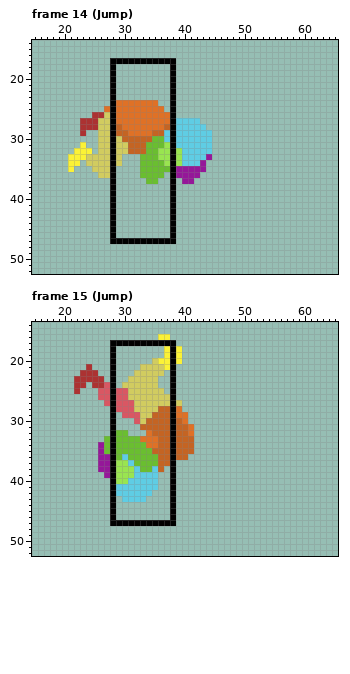
Two versions of one pixel-art file, Assets/Art/Characters/Testingsson/Testingsson.aseprite. That is the earlier state.
66x64 pixels, 47 frames. Shown: frame 14 (Jump): x 15..65, y 14..52; frame 15 (Jump): x 15..65, y 14..52. The commit also changed other frames, which this record leaves out.
After:
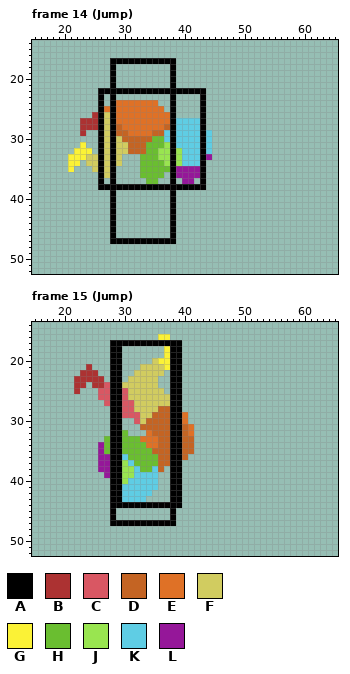
Palette (. is transparent): A #000000  B #ac3232  C #d95763  D #c46423  E #df7126  F #d1cc60  G #fbf236  H #6abe30  J #99e550  K #5fcde4  L #951799
Edits made:
layer "@boxCollider('Colliders/Hurtbox')" now shown
Frame 14 (Jump), layer "@boxCollider('Colliders/Hurtbox')":
y 22: x 26..27 .. -> AA; x 29..37 ......... -> AAAAAAAAA; x 39..43 ..... -> AAAAA
y 23..25: x 26 . -> A; x 43 . -> A
y 26: x 26 B -> A; x 43 . -> A
y 27: x 26 F -> A; x 43 . -> A
y 28..33: x 26 F -> A; x 43 K -> A
y 34..35: x 26 F -> A; x 43 L -> A
y 36: x 26 F -> A; x 43 . -> A
y 37: x 26 . -> A; x 43 . -> A
y 38: x 26..27 .. -> AA; x 29..37 ......... -> AAAAAAAAA; x 39..43 ..... -> AAAAA
Frame 15 (Jump), layer "@boxCollider('Colliders/Hurtbox')":
y 17: x 39 . -> A
y 18..20: x 29 . -> A; x 39 G -> A
y 21..24: x 29 . -> A; x 39 . -> A
y 25..26: x 29 C -> A; x 39 . -> A
y 27: x 29 C -> A; x 39 F -> A
y 28: x 29 C -> A; x 39 E -> A
y 29: x 29 . -> A; x 39 E -> A
y 30..31: x 29 . -> A; x 39 D -> A
y 32..36: x 29 H -> A; x 39 D -> A
y 37..40: x 29 J -> A; x 39 . -> A
y 41..42: x 29 K -> A; x 39 . -> A
y 43: x 29 . -> A; x 39 . -> A
y 44: x 29..37 ......... -> AAAAAAAAA; x 39 . -> A
Pixel boxes of the changes (left, top, right, bottom) in both pictures:
changed: (98, 88, 206, 190)
changed: (116, 340, 182, 508)
